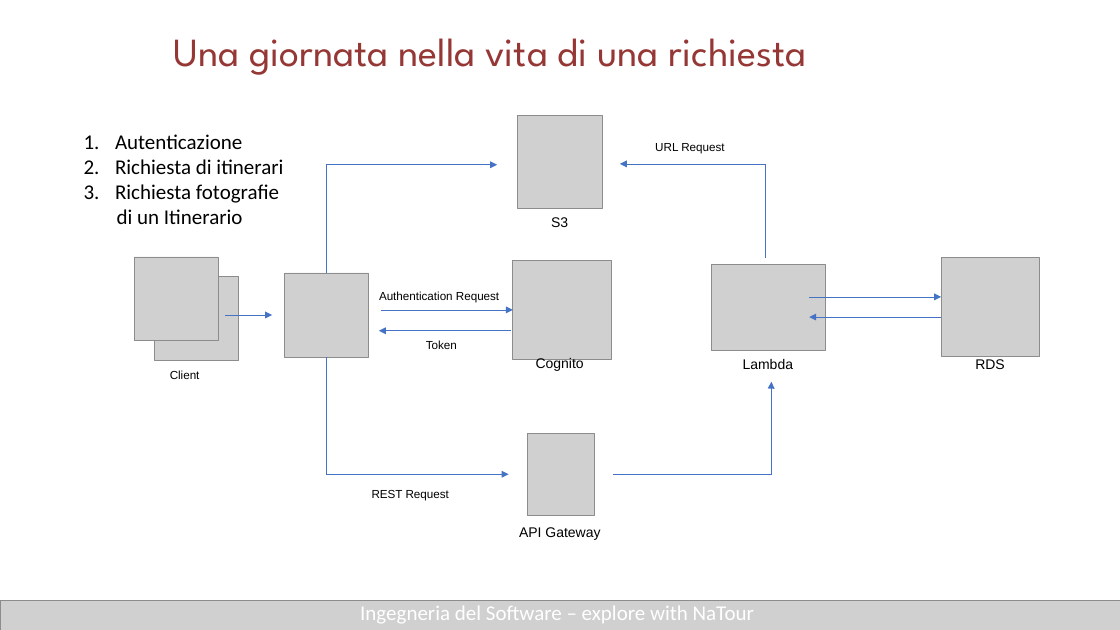
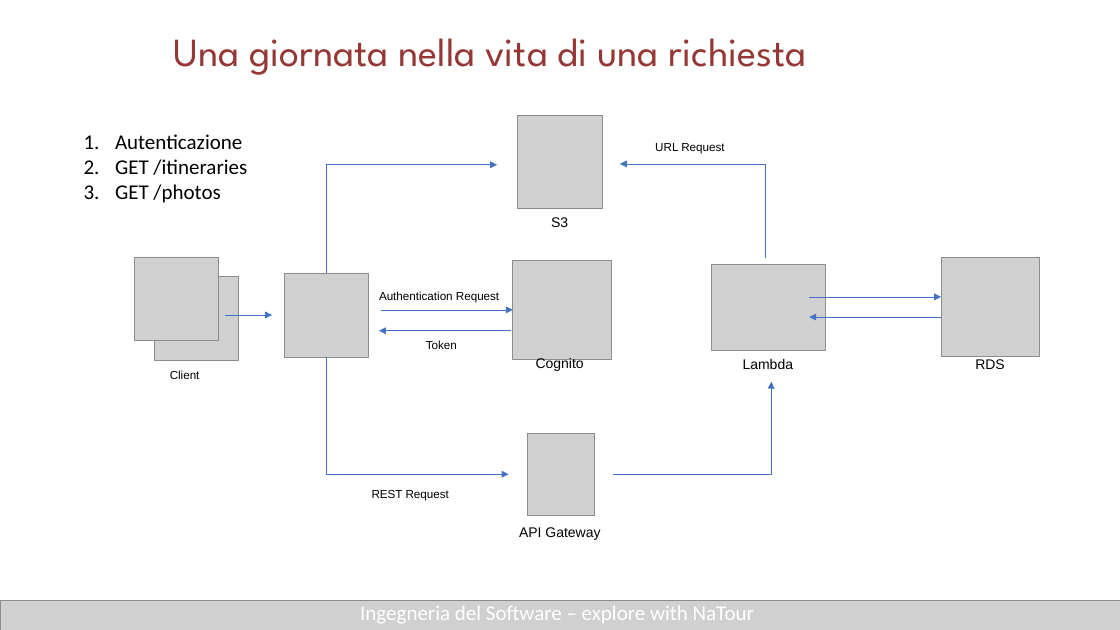
Before and after one commit to pierluigisupino/Progetto-Ingegneria-del-Software-NaTour, a slide deck: slide 19 of presentazione/Natour.ppsx. Drawn at 1120x630 pixels with LibreOffice and Linux fonts; fonts in the diff are those of the drawing; grey boxes stand for pictures. Boxes give left, top, right and bottom in pixels: in the first picture for what was removed or moved away, otherwise in the second. Text is boxed around its words. In the diff, an @@ line names an element or a change of style, - is before the commit and + after.

```diff
--- a/presentazione/Natour.ppsx
+++ b/presentazione/Natour.ppsx
@@ text at bbox=[115, 159, 247, 203]: text changed @@
-2. Richiesta di itinerari
-3. Richiesta fotografie
-di un Itinerario
+2. GET /itineraries
+3. GET /photos
```
Also in this commit, not shown: 6 other slides changed.
